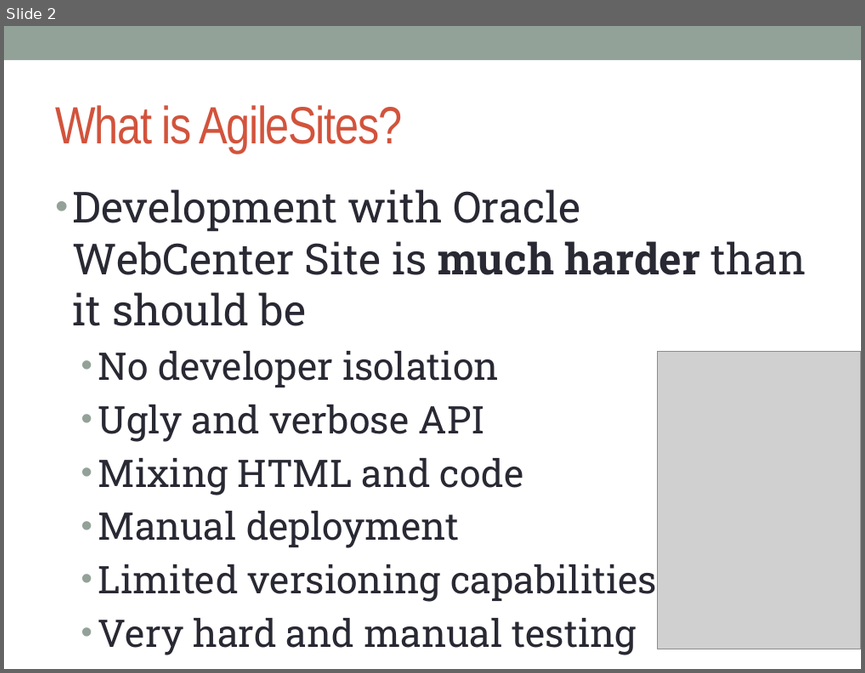
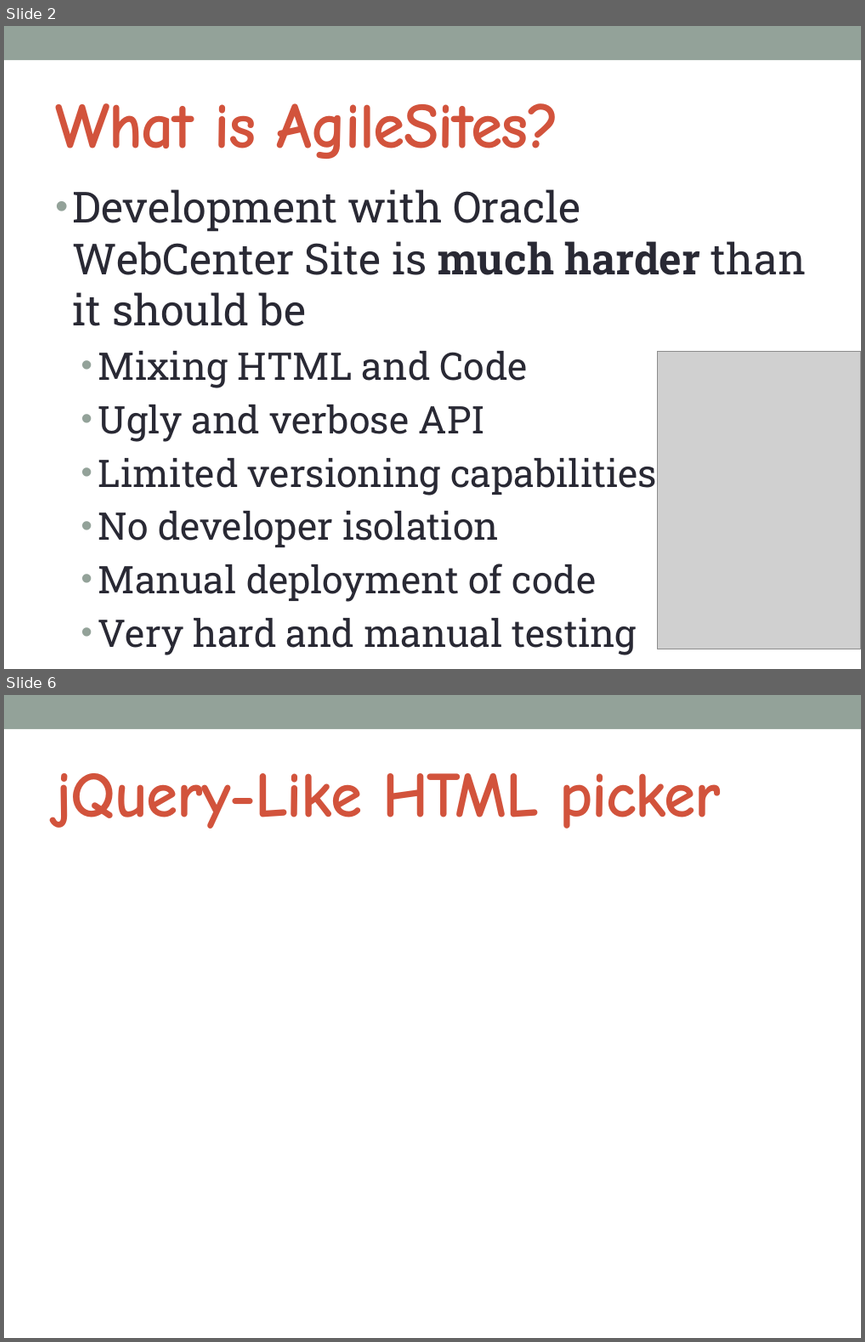
Before and after one commit to sciabarra/AgileSites, a slide deck: doc/AgileSites.pptx. Shown one above the other, each under a label of ours: slide 2 before the commit, slides 2 and 6 after it; the slides between them are not shown. The pictures are 865x673 and 865x1342 pixels, drawn with LibreOffice and Linux fonts; fonts in the diff are those of the drawing; grey boxes stand for pictures. Boxes give left, top, right and bottom in pixels: in the first picture for what was removed or moved away, otherwise in the second. Text is boxed around its words. In the diff, an @@ line names an element or a change of style, - is before the commit and + after.

Commit message:
first initially working scaffolding, demosite renamed to agilesites1 temporarily

```diff
--- a/doc/AgileSites.pptx
+++ b/doc/AgileSites.pptx
@@ slide 6 added at bbox=[4, 695, 861, 1338], background #FFFFFF; not listed: 1 template element that a slide beside it also shows @@
@@ title added at bbox=[55, 773, 721, 828], 54 pt, text #D2533C, bold @@
+jQuery-Like HTML picker
@@ slide 2 changed as well @@
@@ title "What is AgileSites?" at bbox=[55, 103, 559, 159]: size 44 to 54 pt, font Arial Narrow to Comic Neue, bold on @@
@@ text at bbox=[98, 351, 657, 495]: paragraphs added @@
+  • Mixing HTML and Code
+  • Ugly and verbose API
+  • Limited versioning capabilities
@@ text at bbox=[98, 563, 596, 601]: text changed @@
-  • Ugly and verbose API
-  • Mixing HTML and code
-  • Manual deployment
-  • Limited versioning capabilities
+  • Manual deployment of code
```
Also in this commit, not shown: 1 other slide changed, 5 other slides added, 24 other files.
